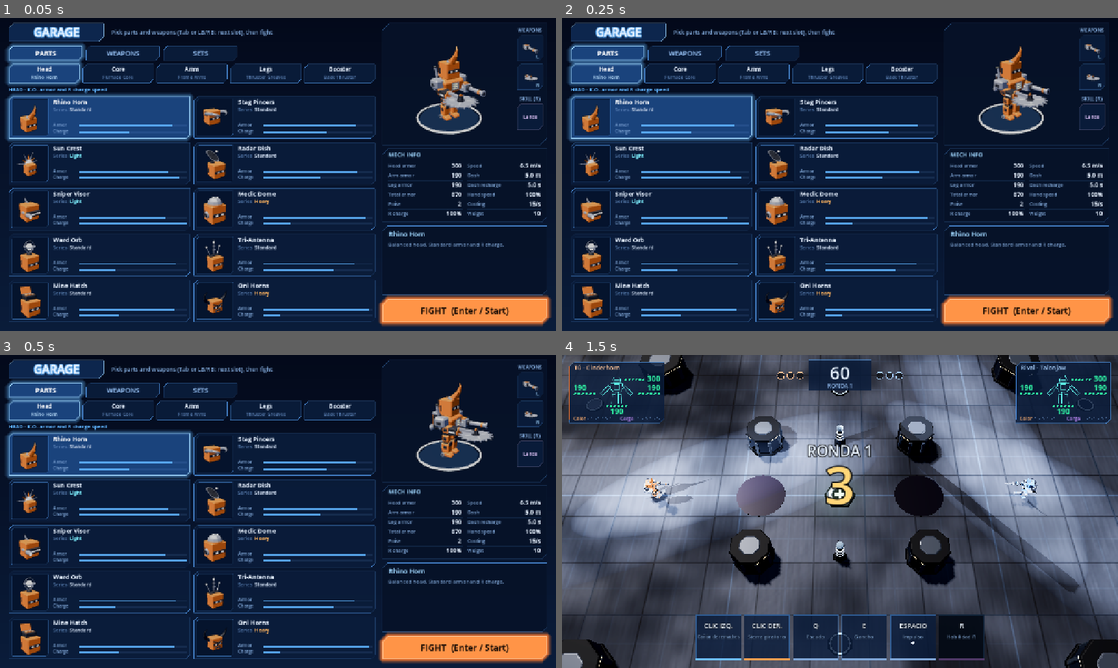
Above: before the commit, frames 1-4 (two rows, left to right).
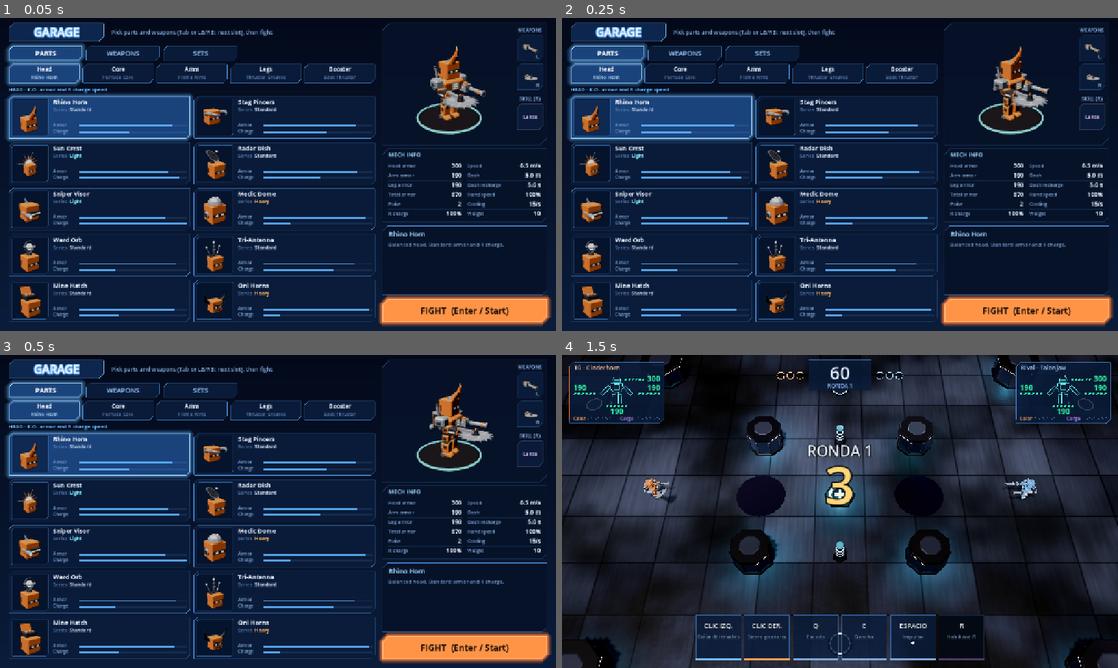
Above: after the commit, the same moments.

Repository: Vegm92/mech-duel
Game: Godot game, scene res://main.tscn
Same seed, same stepped clock (60 frames per second), same inputs: the game is played once before the commit and once after it.
Inputs (mouse positions are in pixels of both pictures, inside the frame that each line leads up to):
- Up to frame 1 (0.05 s): no input
- Up to frame 2 (0.25 s): no input
- Up to frame 3 (0.5 s): no input
- Up to frame 4 (1.5 s): click "FIGHT (Enter / Start)" at 0.5 s; tap Enter (ui_accept) at 1.25 s; move the mouse to (962, 495) at 1.27 s; hold D from 1.28 s (still down); tap L at 1.35 s; click (962, 495) at 1.42 s

The runs differ from the first frame. In frame 1, 1.2% of the frame differs, in the area x 3-97%, y 9-96%; in frame 2, 1.2%; in frame 3, 1.2%; in frame 4, 77%, in the area x 0-100%, y 0-100%.

Commit message:
feat(godot): look.gd with the palette, material families and one shared env
Visual overhaul M1, rendering foundation. look.gd holds the art-direction
palette (PAL), material families (FAMILY, paint), the light rig and
tonemap knobs (STAGE), the floor shader values (FLOOR), the arena slot
materials (ARENA) and env(), now used by the arena and the garage
previews alike. No environment color is set anywhere else.

Light rig: one shadowed key, high and behind the camera (the camera never
rotates, so its shine never reflects into the view); navy ambient; the
four follow spots stay but cast no shadows and light no haze; unshadowed
cyan and orange accent lights at the pillar bases, wall corners and heal
pad. Volumetric fog, the haze volume and its project setting are gone.
AgX at Godot's defaults, exposure 1, glow threshold 2.2 as before;
env() asserts the threshold stays above stacked effects (Godot 4.7
multiplies the glow input by exposure before the threshold).

GPU 2.32 / 2.90 ms (M0 3.21 / 4.43), 769 draw calls (M0 1051).

Story: visual overhaul M1
Design: docs/visual-plan.md (M1), docs/art-direction.md

Co-Authored-By: Claude Opus 5.5 <noreply@anthropic.com>

Diff:
--- a/godot/project.godot
+++ b/godot/project.godot
@@ -20,4 +20,3 @@
 [rendering]
 
 anti_aliasing/quality/msaa_3d=2
-environment/volumetric_fog/volume_size=128
--- /dev/null
+++ b/godot/src/look.gd
@@ -0,0 +1,75 @@
+extends RefCounted
+
+const Mech = preload("res://src/mech.gd")
+
+const PAL := {
+	"void": Color("#09080d"),
+	"floor": Color("#141418"),
+	"gunmetal": Color("#29262d"),
+	"steel": Color("#54586c"),
+	"steel_hi": Color("#7090a1"),
+	"navy": Color("#273149"),
+	"grime": Color("#332426"),
+	"cyan": Color("#2bb6dd"),
+	"blue": Color("#2e84da"),
+	"orange": Color("#d38c42"),
+	"hazard": Color("#c9a23e"),
+	"heal": Color("#4edb69"),
+	"warn": Color("#ff3c28"),
+}
+
+const FAMILY := {
+	"gunmetal": [0.7, 0.45],
+	"floor": [0.6, 0.45],
+	"painted": [0.2, 0.6],
+	"hazard": [0.15, 0.7],
+}
+
+const STAGE := {
+	"exposure": 1.0, "white": 16.29, "contrast": 1.25, "glow": 0.5, "glow_threshold": 2.2, "fx_peak": 2.2,
+	"ambient": 1.0, "ambient_color": PAL.navy,
+	"key": 0.5, "key_color": Color(1.0, 0.96, 0.9), "key_from": Vector3(-0.5, 3.0, 1.0), "garage_key": 2.2,
+	"spot": 10.0, "spot_angle": 7.0, "spot_color": Color(0.85, 0.9, 1.0),
+	"tower_out": 14.0, "tower_height": 14.0, "follow": 3.5, "damp": 0.4, "aim_y": 1.0,
+	"accent": 3.0, "accent_range": 5.0, "accent_y": 0.8, "accent_in": 1.5,
+}
+
+const FLOOR := {"base": PAL.steel, "line": PAL.steel, "metal": FAMILY.floor[0], "rough": Vector2(0.35, 0.6), "tint": 0.45, "dirt": 0.75}
+
+static var ARENA := {
+	"steel": paint("painted", PAL.navy), "dark": paint("gunmetal", PAL.gunmetal),
+	"trim": paint("gunmetal", PAL.steel), "hazard": paint("hazard", PAL.hazard),
+	"amber": Mech.glow(PAL.orange, 3.0), "zap": Mech.glow(PAL.cyan, 2.0),
+	"pad": Mech.glow(PAL.cyan, 1.5), "heal": Mech.glow(PAL.heal, 2.0), "vent": Mech.glow(PAL.cyan, 1.5),
+	"oil": Mech.mat(Color8(30, 24, 44), 0.0, 0.3, 0.3),
+	"concrete": Mech.mat(Color8(48, 54, 70), 0.0, 0.0, 0.85), "tread": Mech.mat(Color8(32, 36, 48), 0.0, 0.1, 0.8),
+	"aisle": Mech.mat(Color8(72, 78, 94), 0.0, 0.2, 0.7), "roof": Mech.mat(Color8(13, 15, 21), 0.0, 0.3, 0.8),
+	"flood": Mech.glow(Color8(235, 240, 255), 2.5), "screen": Mech.glow(Color8(40, 90, 170), 0.8),
+	"seat_a": Mech.mat(Mech.TEAM[0].darkened(0.45), 0.0, 0.0, 0.7), "seat_b": Mech.mat(Mech.TEAM[1].darkened(0.45), 0.0, 0.0, 0.7),
+	"seat_n": Mech.mat(Color8(70, 76, 92), 0.0, 0.0, 0.7),
+	"led_a": Mech.glow(Mech.TEAM[0], 1.5), "led_b": Mech.glow(Mech.TEAM[1], 1.5), "led_n": Mech.glow(Color8(200, 200, 210), 1.2),
+}
+
+
+static func paint(family: String, c: Color) -> StandardMaterial3D:
+	return Mech.mat(c, 0.0, FAMILY[family][0], FAMILY[family][1])
+
+
+## The one Environment for the arena and the garage previews (`clear` = see-through background).
+static func env(clear := false) -> Environment:
+	assert(STAGE.glow_threshold >= STAGE.fx_peak * STAGE.exposure, "stacked effects would bloom")
+	var e := Environment.new()
+	e.background_mode = Environment.BG_CLEAR_COLOR if clear else Environment.BG_COLOR
+	e.background_color = PAL.void
+	e.ambient_light_source = Environment.AMBIENT_SOURCE_COLOR
+	e.ambient_light_color = STAGE.ambient_color
+	e.ambient_light_energy = STAGE.ambient
+	e.tonemap_mode = Environment.TONE_MAPPER_AGX
+	e.tonemap_exposure = STAGE.exposure
+	e.tonemap_agx_white = STAGE.white
+	e.tonemap_agx_contrast = STAGE.contrast
+	e.glow_enabled = true
+	e.glow_intensity = STAGE.glow
+	e.glow_hdr_threshold = STAGE.glow_threshold
+	e.ssao_enabled = true
+	return e
--- a/godot/src/part_view.gd
+++ b/godot/src/part_view.gd
@@ -1,6 +1,7 @@
 extends TextureRect
 
 const Mech = preload("res://src/mech.gd")
+const Look = preload("res://src/look.gd")
 
 const YAW := 0.6
 const PITCH := 0.32
@@ -29,8 +30,8 @@
 	cam.environment = env()
 	port.add_child(cam)
 	var sun := DirectionalLight3D.new()
-	sun.light_energy = 2.2
-	sun.light_color = Color(1.0, 0.95, 0.88)
+	sun.light_energy = Look.STAGE.garage_key
+	sun.light_color = Look.STAGE.key_color
 	sun.transform = Transform3D(Basis.looking_at(Vector3(0.5, -1.2, -1.0)), Vector3.ZERO)
 	cam.add_child(sun)
 	port.add_child(stand)
@@ -39,14 +40,7 @@
 
 static func env() -> Environment:
 	if _env == null:
-		_env = Environment.new()
-		_env.background_mode = Environment.BG_CLEAR_COLOR
-		_env.ambient_light_source = Environment.AMBIENT_SOURCE_COLOR
-		_env.ambient_light_color = Color(0.45, 0.5, 0.7)
-		_env.tonemap_mode = Environment.TONE_MAPPER_AGX
-		_env.glow_enabled = true
-		_env.glow_intensity = 0.5
-		_env.glow_hdr_threshold = 2.2
+		_env = Look.env(true)
 	return _env
 
 
@@ -59,8 +53,8 @@
 func show_mech(lo: Dictionary, t := 0) -> void:
 	var m := Mech.new()
 	m.build(lo, t)
-	Mech.add(m, Mech.cyl(1.05, 1.1, 0.08), Mech.mat(Color8(16, 34, 64)), Vector3(0, -0.04, 0))
-	Mech.add(m, Mech.ring(1.08, 1.16), Mech.glow(Color8(95, 180, 255), 2.5), Vector3(0, 0.005, 0))
+	Mech.add(m, Mech.cyl(1.05, 1.1, 0.08), Look.ARENA.dark, Vector3(0, -0.04, 0))
+	Mech.add(m, Mech.ring(1.08, 1.16), Look.ARENA.pad, Vector3(0, 0.005, 0))
 	put(m, YAW, FRAME)
 
 
--- a/godot/src/view.gd
+++ b/godot/src/view.gd
@@ -3,6 +3,7 @@
 const Sim = preload("res://src/sim.gd")
 const Mech = preload("res://src/mech.gd")
 const Fx = preload("res://src/fx.gd")
+const Look = preload("res://src/look.gd")
 const TRACER := 0.028
 const DASHES := [0.4, 0.25, 0.15]
 const BLEND := 4.0
@@ -40,8 +41,10 @@
 const FLOOR_SHADER := """
 shader_type spatial;
 render_mode cull_disabled;
-uniform vec3 base : source_color = vec3(0.34, 0.36, 0.42);
-uniform vec3 line : source_color = vec3(0.42, 0.5, 0.64);
+uniform vec3 base : source_color;
+uniform vec3 line : source_color;
+uniform float metal;
+uniform vec2 rough;
 varying vec3 wp;
 void vertex() { wp = (MODEL_MATRIX * vec4(VERTEX, 1.0)).xyz; }
 uniform float plate = 4.0;
@@ -77,8 +80,8 @@
 	c *= 1.0 - 0.5 * seam;
 	c *= 0.92 + 0.12 * scuff;
 	ALBEDO = c * (1.15 - 0.35 * smoothstep(0.0, 40.0, r));
-	ROUGHNESS = mix(0.55, 0.95, grime);
-	METALLIC = 0.2;
+	ROUGHNESS = mix(rough.x, rough.y, grime);
+	METALLIC = metal;
 	float e = 0.08;
 	vec2 q = p * 1.2;
 	float h = fbm(q);
@@ -110,14 +113,6 @@
 
 const ITEM := {"size": 2.4, "lift": 2.2, "tilt": -0.9, "ring": [0.6, 0.8], "shock": 2.4}
 const STAND := {"front": 2.4, "depth": 2.6, "base": 1.4, "rise": 1.3, "tiers": 3, "aisle": 0.6}
-const OUTSIDE := Color(0.02, 0.025, 0.045)
-const STAGE := {"ambient": 0.2, "sun": 0.6, "sun_beam": 0.0, "air": 0.0, "haze": 0.04, "haze_height": 5.0, "falloff": 0.6, "haze_color": Color(0.75, 0.8, 0.9), "scatter": 0.5, "fog_length": 70.0, "tower_energy": 45.0, "tower_angle": 5.0, "tower_color": Color(0.85, 0.9, 1.0), "beam": 3.0, "tower_out": 14.0, "tower_height": 14.0, "follow": 3.5, "damp": 0.4, "aim_y": 1.0}
-
-static var ARENA := {"steel": Mech.mat(Color8(62, 70, 88), 0.0, 0.6, 0.4), "dark": Mech.mat(Color8(30, 34, 44), 0.0, 0.5, 0.6), "trim": Mech.mat(Color8(120, 128, 145), 0.0, 0.7, 0.4), "hazard": Mech.mat(Color8(214, 168, 44), 0.0, 0.2, 0.5), "amber": Mech.glow(Color8(255, 176, 60), 2.0), "zap": Mech.glow(Color8(170, 210, 255), 2.0), "pad": Mech.glow(Color8(95, 180, 255), 1.5), "heal": Mech.glow(Color8(90, 255, 150), 2.0), "vent": Mech.glow(Color8(120, 190, 255), 1.5),
-	"concrete": Mech.mat(Color8(48, 54, 70), 0.0, 0.0, 0.85), "tread": Mech.mat(Color8(32, 36, 48), 0.0, 0.1, 0.8), "aisle": Mech.mat(Color8(72, 78, 94), 0.0, 0.2, 0.7), "roof": Mech.mat(Color8(13, 15, 21), 0.0, 0.3, 0.8),
-	"flood": Mech.glow(Color8(235, 240, 255), 2.5), "screen": Mech.glow(Color8(40, 90, 170), 0.8),
-	"seat_a": Mech.mat(Mech.TEAM[0].darkened(0.45), 0.0, 0.0, 0.7), "seat_b": Mech.mat(Mech.TEAM[1].darkened(0.45), 0.0, 0.0, 0.7), "seat_n": Mech.mat(Color8(70, 76, 92), 0.0, 0.0, 0.7),
-	"led_a": Mech.glow(Mech.TEAM[0], 1.5), "led_b": Mech.glow(Mech.TEAM[1], 1.5), "led_n": Mech.glow(Color8(200, 200, 210), 1.2)}
 
 var crowd: MultiMeshInstance3D
 var crowd_mat := ShaderMaterial.new()
@@ -154,85 +149,58 @@
 
 
 func build() -> void:
-	var env := Environment.new()
-	env.background_mode = Environment.BG_COLOR
-	env.background_color = OUTSIDE
-	env.ambient_light_source = Environment.AMBIENT_SOURCE_COLOR
-	env.ambient_light_color = Color(0.45, 0.5, 0.7)
-	env.tonemap_mode = Environment.TONE_MAPPER_AGX
-	env.tonemap_exposure = 1.0
-	env.glow_enabled = true
-	env.glow_intensity = 0.5
-	env.glow_hdr_threshold = 2.2
-	env.ssao_enabled = true
-	env.ambient_light_energy = STAGE.ambient
-	env.volumetric_fog_enabled = true
-	env.volumetric_fog_density = STAGE.air
-	env.volumetric_fog_albedo = STAGE.haze_color
-	env.volumetric_fog_anisotropy = STAGE.scatter
-	env.volumetric_fog_length = STAGE.fog_length
-	var haze := FogVolume.new()
-	haze.size = Vector3(Sim.AW + 30, STAGE.haze_height * 2.0, Sim.AH + 30)
-	haze.position = Vector3(Sim.CX, 0, Sim.CY)
-	var fog := FogMaterial.new()
-	fog.density = STAGE.haze
-	fog.albedo = STAGE.haze_color
-	fog.height_falloff = STAGE.falloff
-	haze.material = fog
-	add_child(haze)
+	var S: Dictionary = Look.STAGE
 	var we := WorldEnvironment.new()
-	we.environment = env
+	we.environment = Look.env()
 	add_child(we)
 	marks = Node3D.new()
 	add_child(marks)
 	var sun := DirectionalLight3D.new()
-	sun.light_energy = STAGE.sun
-	sun.light_volumetric_fog_energy = STAGE.sun_beam
-	sun.light_color = Color(1.0, 0.95, 0.88)
+	sun.light_energy = S.key
+	sun.light_color = S.key_color
 	sun.shadow_enabled = true
 	sun.directional_shadow_max_distance = 110.0
 	add_child(sun)
-	sun.look_at_from_position(Vector3(-1.0, 2.2, -1.2), Vector3.ZERO)
+	sun.look_at_from_position(S.key_from, Vector3.ZERO)
 	var corners := Sim.arena_corners()
+	var mid := Vector3(Sim.CX, 0, Sim.CY)
 	for i in [1, 3, 5, 7]:
 		var c = corners[i]
 		var out := Vector3(c.x - Sim.CX, 0, c.y - Sim.CY).normalized()
 		var spot := SpotLight3D.new()
-		spot.light_energy = STAGE.tower_energy
+		spot.light_energy = S.spot
 		spot.spot_attenuation = 0.6
 		spot.spot_range = 120.0
-		spot.spot_angle = STAGE.tower_angle
-		spot.light_color = STAGE.tower_color
-		spot.shadow_enabled = true
-		spot.light_volumetric_fog_energy = STAGE.beam
+		spot.spot_angle = S.spot_angle
+		spot.light_color = S.spot_color
 		add_child(spot)
-		var mid := Vector3(Sim.CX, 0, Sim.CY)
-		spot.look_at_from_position(Vector3(c.x, 0, c.y) + out * STAGE.tower_out + Vector3(0, STAGE.tower_height, 0), mid)
+		spot.look_at_from_position(Vector3(c.x, 0, c.y) + out * S.tower_out + Vector3(0, S.tower_height, 0), mid)
 		towers.append({"spot": spot, "at": mid, "v": Vector3.ZERO})
+	for i in corners.size():
+		accent(Vector3(corners[i].x, S.accent_y, corners[i].y).move_toward(mid, S.accent_in), Look.PAL.cyan if i % 2 == 0 else Look.PAL.orange)
+	for p in Sim.PILLARS:
+		accent(Vector3(p.x, S.accent_y, p.y), Look.PAL.cyan)
+	accent(Vector3(Sim.HEAL.x, S.accent_y, Sim.HEAL.y), Look.PAL.cyan)
 	build_floor(corners)
 	build_walls(corners)
 	build_stands(corners)
 	for p in Sim.PILLARS:
-		var pillar := Mech.add_part(self, "pillar", ARENA, "arena")
+		var pillar := Mech.add_part(self, "pillar", Look.ARENA, "arena")
 		pillar.position = Vector3(p.x, 0, p.y)
 		pillar.scale = Vector3(p.r, 1, p.r)
 	for p in Sim.TRAPS.tesla.at:
-		Mech.add_part(self, "tesla", ARENA, "arena").position = Vector3(p.x, 0, p.y)
-		var m := StandardMaterial3D.new()
-		m.albedo_color = Color8(170, 210, 255)
-		m.emission_enabled = true
-		m.emission = Color8(170, 210, 255)
-		var top := Mech.add_part(self, "tesla_orb", ARENA.merged({"zap": m}, true), "arena")
+		Mech.add_part(self, "tesla", Look.ARENA, "arena").position = Vector3(p.x, 0, p.y)
+		var m: StandardMaterial3D = Look.ARENA.zap.duplicate()
+		var top := Mech.add_part(self, "tesla_orb", Look.ARENA.merged({"zap": m}, true), "arena")
 		top.position = Vector3(p.x, 2.0, p.y)
 		top.cast_shadow = GeometryInstance3D.SHADOW_CASTING_SETTING_OFF
 		pylons.append(m)
 	for p in Sim.TRAPS.crush.at:
-		var warn := StandardMaterial3D.new()
-		warn.albedo_color = Color8(214, 168, 44)
+		var warn: StandardMaterial3D = Look.ARENA.hazard.duplicate()
 		warn.emission_enabled = true
-		warn.emission = Color8(255, 60, 40)
+		warn.emission = Look.PAL.warn
 		warn.emission_energy_multiplier = 0.0
-		var hm := ARENA.merged({"hazard": warn}, true)
+		var hm := Look.ARENA.merged({"hazard": warn}, true)
 		Mech.add_part(self, "crush_plate", hm, "arena").position = Vector3(p.x, 0, p.y)
 		var piston := Node3D.new()
 		add_child(piston)
@@ -240,16 +208,16 @@
 		piston.position = Vector3(p.x, 3.0, p.y)
 		crushers.append([piston, warn])
 	for p in Sim.TRAPS.oil.at:
-		Mech.add(self, Mech.cyl(Sim.TRAPS.oil.r, Sim.TRAPS.oil.r, 0.02, 24), Mech.mat(Color8(30, 24, 44), 0.0, 0.3, 0.3), Vector3(p.x, 0.012, p.y))
-	Mech.add_part(self, "heal_pad", ARENA, "arena").position = Vector3(Sim.HEAL.x, 0, Sim.HEAL.y)
-	heal_ring = Mech.add(self, Mech.ring(0.7, 0.95), Mech.glow(Color8(90, 255, 150), 3.0), Vector3(Sim.HEAL.x, 0.16, Sim.HEAL.y))
+		Mech.add(self, Mech.cyl(Sim.TRAPS.oil.r, Sim.TRAPS.oil.r, 0.02, 24), Look.ARENA.oil, Vector3(p.x, 0.012, p.y))
+	Mech.add_part(self, "heal_pad", Look.ARENA, "arena").position = Vector3(Sim.HEAL.x, 0, Sim.HEAL.y)
+	heal_ring = Mech.add(self, Mech.ring(0.7, 0.95), Mech.glow(Look.PAL.heal, 3.0), Vector3(Sim.HEAL.x, 0.16, Sim.HEAL.y))
 	heal_cross = Node3D.new()
 	heal_cross.position = Vector3(Sim.HEAL.x, 1.0, Sim.HEAL.y)
 	add_child(heal_cross)
-	Mech.add(heal_cross, Mech.box(Vector3(0.18, 0.6, 0.18)), Mech.glow(Color8(90, 255, 150), 4.0))
-	Mech.add(heal_cross, Mech.box(Vector3(0.6, 0.18, 0.18)), Mech.glow(Color8(90, 255, 150), 4.0))
+	Mech.add(heal_cross, Mech.box(Vector3(0.18, 0.6, 0.18)), Mech.glow(Look.PAL.heal, 4.0))
+	Mech.add(heal_cross, Mech.box(Vector3(0.6, 0.18, 0.18)), Mech.glow(Look.PAL.heal, 4.0))
 	for p in Sim.PADS:
-		Mech.add_part(self, "pad", ARENA, "arena").position = Vector3(p.x, 0, p.y)
+		Mech.add_part(self, "pad", Look.ARENA, "arena").position = Vector3(p.x, 0, p.y)
 		var holder := Node3D.new()
 		holder.position = Vector3(p.x, 0, p.y)
 		holder.visible = false
@@ -261,7 +229,7 @@
 		var ring := Mech.add(holder, Mech.ring(ITEM.ring[0], ITEM.ring[1]), null, Vector3(0, 0.16, 0))
 		items.append({"node": holder, "icon": icon, "ring": ring, "kind": ""})
 	for g in Sim.vents(0.0):
-		var vent := Mech.add_part(self, "vent", ARENA, "arena")
+		var vent := Mech.add_part(self, "vent", Look.ARENA, "arena")
 		vent.position = Vector3(g.x, 0, g.y)
 		vent.rotation.y = -atan2(g.dy, g.dx)
 		var jet := Mech.add(self, Mech.plane(), emp_mats[0])
@@ -295,14 +263,25 @@
 	var sh := Shader.new()
 	sh.code = FLOOR_SHADER
 	sm.shader = sh
+	for k in Look.FLOOR:
+		sm.set_shader_parameter(k, Look.FLOOR[k])
 	var floor := MeshInstance3D.new()
 	floor.mesh = st.commit()
 	floor.material_override = sm
 	add_child(floor)
 	var night := StandardMaterial3D.new()
 	night.shading_mode = BaseMaterial3D.SHADING_MODE_UNSHADED
-	night.albedo_color = OUTSIDE
+	night.albedo_color = Look.PAL.void
 	Mech.add(self, Mech.box(Vector3(400, 0.1, 400)), night, Vector3(Sim.CX, -0.08, Sim.CY))
+
+
+func accent(at: Vector3, c: Color) -> void:
+	var l := OmniLight3D.new()
+	l.light_color = c
+	l.light_energy = Look.STAGE.accent
+	l.omni_range = Look.STAGE.accent_range
+	l.position = at
+	add_child(l)
 
 
 func edge(corners: Array, i: int) -> Array:
@@ -325,14 +304,14 @@
 		var count := maxi(1, roundi(a.distance_to(b) / 4.0))
 		var step := a.distance_to(b) / count
 		for k in count:
-			var panel := Mech.add_part(self, "wall", ARENA, "arena")
+			var panel := Mech.add_part(self, "wall", Look.ARENA, "arena")
 			panel.transform = Transform3D(basis.scaled_local(Vector3(step / 4.0, 1, 1)), a.lerp(b, (k + 0.5) / count))
-		Mech.add_part(self, "wall_post", ARENA, "arena").position = b + nrm * 0.15
+		Mech.add_part(self, "wall_post", Look.ARENA, "arena").position = b + nrm * 0.15
 
 
 func build_stands(corners: Array) -> void:
-	Mech.add_part(self, "stadium", ARENA, "arena")
-	Mech.add_part(self, "tower", ARENA, "arena").cast_shadow = GeometryInstance3D.SHADOW_CASTING_SETTING_OFF
+	Mech.add_part(self, "stadium", Look.ARENA, "arena")
+	Mech.add_part(self, "tower", Look.ARENA, "arena").cast_shadow = GeometryInstance3D.SHADOW_CASTING_SETTING_OFF
 	var rng := RandomNumberGenerator.new()
 	rng.seed = 7
 	var mm := MultiMesh.new()
@@ -447,18 +426,18 @@
 	cheer = [0.0, 0.0, 0.0, 0.0]
 	for i in towers.size():
 		var m = state.mechs[i % state.mechs.size()]
-		towers[i].at = Vector3(m.x, STAGE.aim_y, m.y)
+		towers[i].at = Vector3(m.x, Look.STAGE.aim_y, m.y)
 		towers[i].v = Vector3.ZERO
 	follow(state, 0.0)
 
 
 func follow(state: Dictionary, dt: float) -> void:
-	var w: float = STAGE.follow
+	var w: float = Look.STAGE.follow
 	for i in towers.size():
 		var t: Dictionary = towers[i]
 		var m = state.mechs[i % state.mechs.size()]
-		var goal := Vector3(m.x, STAGE.aim_y, m.y)
-		t.v = t.v + (w * w * (goal - t.at) - 2.0 * STAGE.damp * w * t.v) * dt
+		var goal := Vector3(m.x, Look.STAGE.aim_y, m.y)
+		t.v = t.v + (w * w * (goal - t.at) - 2.0 * Look.STAGE.damp * w * t.v) * dt
 		t.at = t.at + t.v * dt
 		t.spot.look_at(t.at)
 
@@ -804,7 +783,7 @@
 			it.icon.mesh = Mech.models("arena")["item_" + kind][0]
 			for k in it.icon.mesh.get_surface_count():
 				var mn: String = it.icon.mesh.surface_get_material(k).resource_name
-				it.icon.set_surface_override_material(k, Mech.glow(c, 1.6) if mn == "icon" else ARENA[mn])
+				it.icon.set_surface_override_material(k, Mech.glow(c, 1.6) if mn == "icon" else Look.ARENA[mn])
 			it.ring.material_override = Mech.glow(c, 2.0)
 		it.icon.position.y = ITEM.lift + 0.12 * sin(tick * 0.06 + i)
 		it.icon.rotation = Vector3(ITEM.tilt, 0.3 * sin(tick * 0.03 + i), 0)
Not shown, added: godot/src/look.gd.uid
